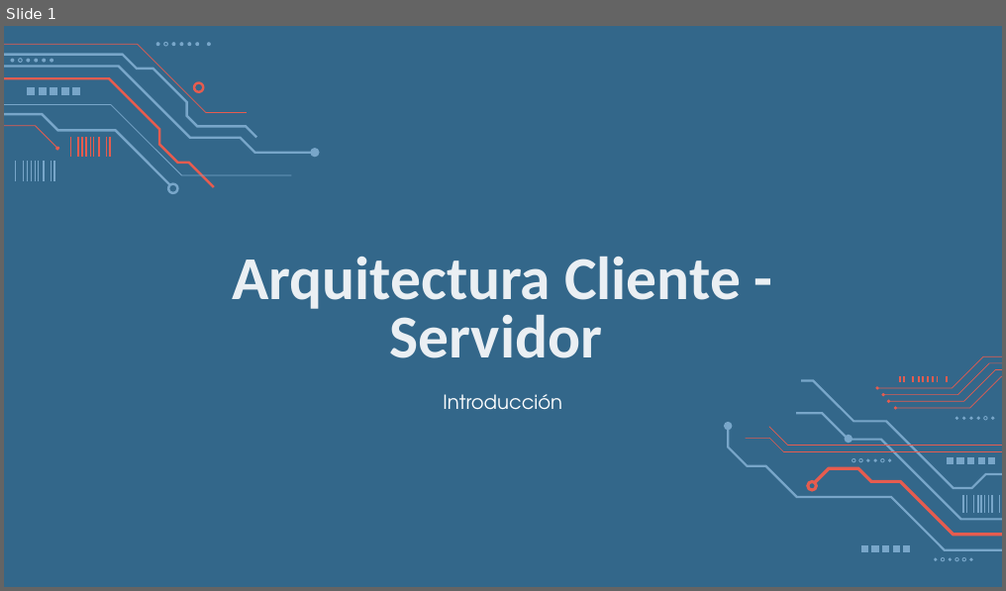
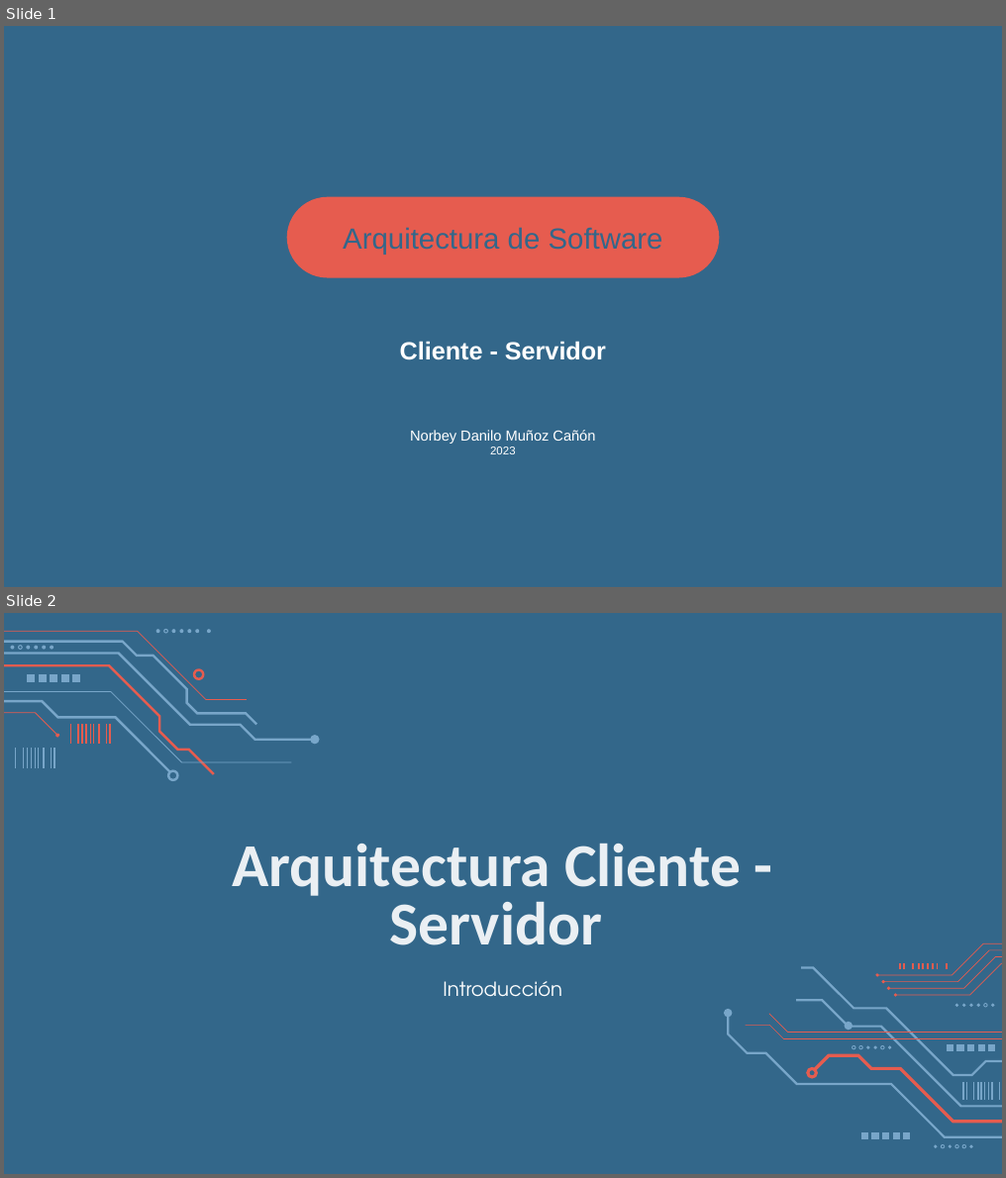
Before and after one commit to norbeydanilo/arquitectura-software-web, a slide deck: 03.arquitectura_Cliente-Servidor.pptx. Shown one above the other, each under a label of ours: slide 1 before the commit, slides 1 and 2 after it. The pictures are 1006x591 and 1006x1178 pixels, drawn with LibreOffice and Linux fonts; fonts in the diff are those of the drawing. Boxes give left, top, right and bottom in pixels: in the first picture for what was removed or moved away, otherwise in the second. Text is boxed around its words. In the diff, an @@ line names an element or a change of style, - is before the commit and + after.

```diff
--- a/03.arquitectura_Cliente-Servidor.pptx
+++ b/03.arquitectura_Cliente-Servidor.pptx
@@ slide 1 added at (x1=4, y1=26, x2=1002, y2=587), background #33678A @@
@@ rounded rectangle added at (x1=286, y1=196, x2=719, y2=277), fill #E65C4F, 21 pt, text #33678A @@
+Arquitectura de Software
@@ text added at (x1=400, y1=341, x2=606, y2=361), 18 pt, text #FFFFFF, bold @@
+Cliente - Servidor
@@ text added at (x1=410, y1=430, x2=595, y2=455), 10.5 pt, text #FFFFFF @@
+Norbey Danilo Muñoz Cañón
+2023
@@ what was slide 1 is now slide 2 @@
```
Also in this commit, not shown: 28 slides changed, 5 other files.
